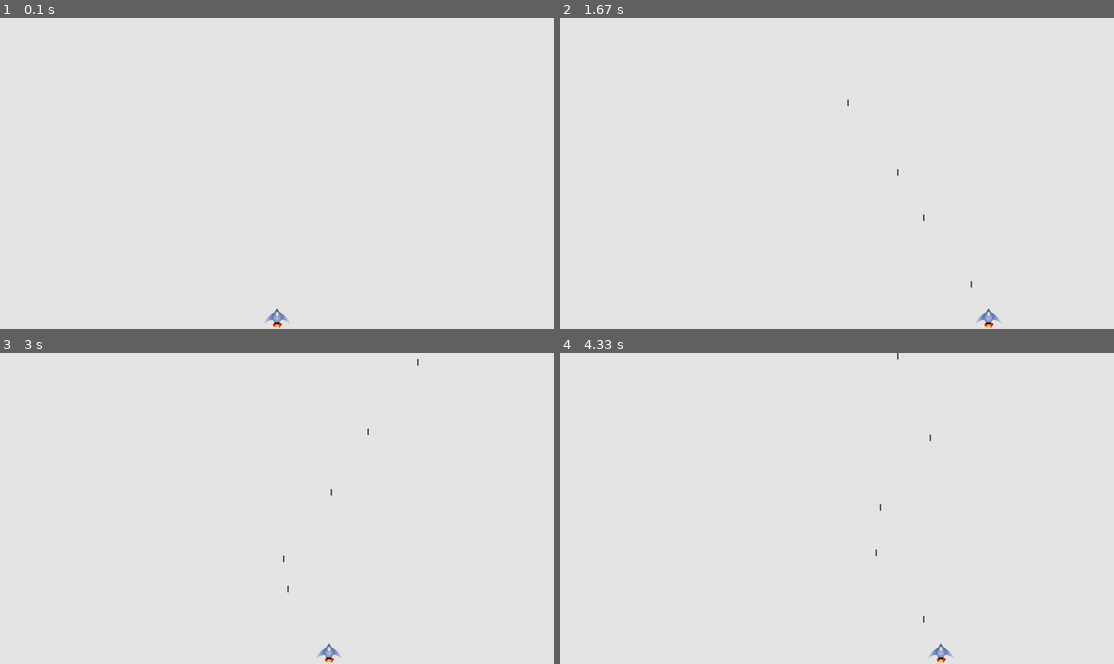
Above: before the commit, frames 1-4 (two rows, left to right).
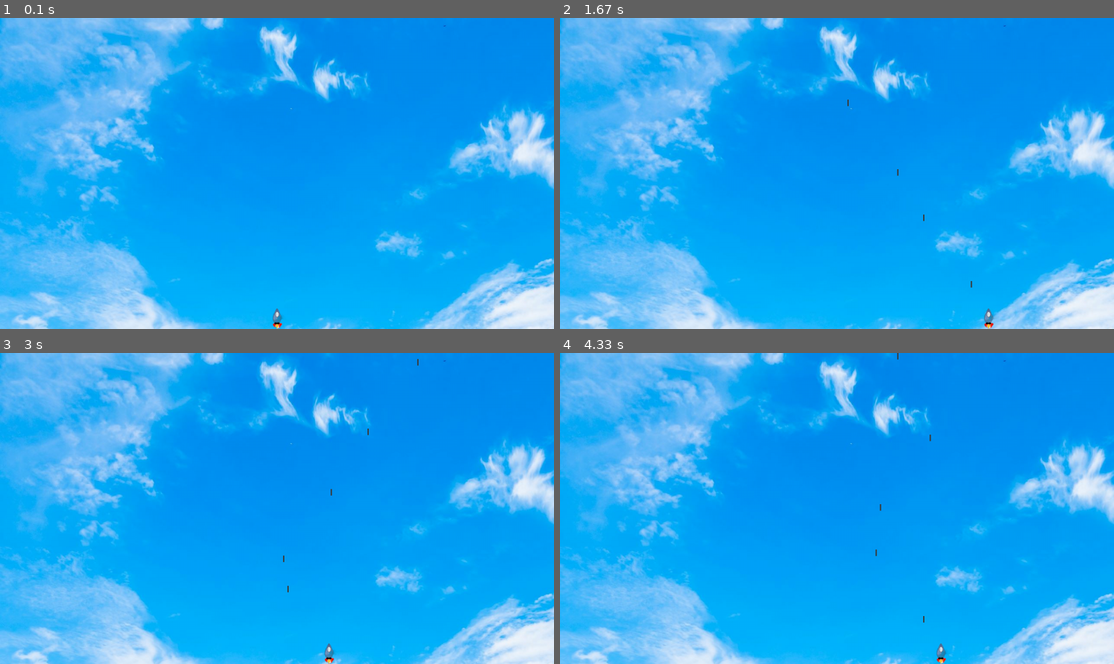
Above: after the commit, the same moments.

Repository: S0larfl4re/aliens_pygame
Game: pygame game, started from src/alien_invasion.py
Same seed, same stepped clock (60 frames per second), same inputs: the game is played once before the commit and once after it.
Inputs:
- Up to frame 1 (0.1 s): no input
- Up to frame 2 (1.67 s): tap Space at 0.33, 0.73, 1.03, 1.23, 1.53 s; hold Right 0.67-1.13 s; hold Right 1.17-1.63 s
- Up to frame 3 (3 s): hold Left 1.67-2.2 s; tap Space at 1.73, 2.03, 2.3, 2.6, 2.73 s; hold Left 2.23-2.63 s; hold Right from 2.67 s (still down)
- Up to frame 4 (4.33 s): tap Space at 3.03, 3.4, 3.7, 3.9, 4.2 s; release Right at 3.3 s; hold Left 3.33-3.8 s; hold Right 3.83-4.3 s

The runs differ from the first frame. In frame 1, 98% of the frame differs, in the area x 0-100%, y 0-100%; in frame 2, 98%; in frame 3, 98%; in frame 4, 98%.

Commit message:
Added background but lost wings

Diff:
--- /dev/null
+++ b/game_assets/remove_bg.py
@@ -0,0 +1,37 @@
+import sys
+from pathlib import Path
+from rembg import remove
+
+
+def convert_to_png_no_bg(src_path: Path, dst_path: Path | None = None) -> None:
+    """
+    Convert a BMP/JPG (or any format Pillow can open) to PNG with the background removed.
+    """
+    if not src_path.is_file():
+        raise FileNotFoundError(f"Source file not found: {src_path}")
+
+    # Destination defaults to the same stem with a .png suffix
+    dst_path = dst_path or src_path.with_suffix(".png")
+
+    # 1️⃣  Read the *encoded* image bytes
+    with open(src_path, "rb") as f:
+        input_bytes = f.read()
+
+    # 2️⃣  Run the background‑matting model
+    output_bytes = remove(input_bytes)
+
+    # 3️⃣  Write the PNG
+    with open(dst_path, "wb") as f:
+        f.write(output_bytes)
+
+    print(f"✅  {src_path} → {dst_path}")
+
+
+if __name__ == "__main__":
+    if len(sys.argv) < 2:
+        print("Usage: python remove_bg.py <image_path> [output_path]")
+        sys.exit(1)
+
+    src = Path(sys.argv[1])
+    out = Path(sys.argv[2]) if len(sys.argv) > 2 else None
+    convert_to_png_no_bg(src, out)
--- a/requirement.txt
+++ b/requirement.txt
@@ -1 +1,13 @@
+black==25.1.0
+click==8.2.1
+colorama==0.4.6
+flake8==7.3.0
+isort==6.0.1
+mccabe==0.7.0
+mypy_extensions==1.1.0
+packaging==25.0
+pathspec==0.12.1
+platformdirs==4.3.8
+pycodestyle==2.14.0
+pyflakes==3.4.0
 pygame==2.6.1
--- a/src/alien_invasion.py
+++ b/src/alien_invasion.py
@@ -56,6 +56,7 @@
 
     def _update_screen(self):
         self.screen.fill(self.settings.bg_color)
+        self.screen.blit(self.settings.bg_picture, (0, 0))
         self.ship.blitme()
         for bullet in self.bullets.sprites():
             bullet.draw_bullet()
--- a/src/settings.py
+++ b/src/settings.py
@@ -1,3 +1,6 @@
+import pygame
+
+
 class Settings:
     """A class that stores all setting for alien invasions"""
 
@@ -16,3 +19,6 @@
         self.bullet_width = 3
         self.bullet_height = 15
         self.bullet_color = (60, 60, 60)
+        self.bg_picture = pygame.image.load(
+            "game_assets/back_ground/white-cloud-blue-sky_scaled.jpg"
+        )
--- a/src/ship.py
+++ b/src/ship.py
@@ -9,7 +9,11 @@
         self.screen_rect = ai_game.screen.get_rect()
         self.settings = ai_game.settings
         # Load the ship's image and get it's rect.
-        self.image = pygame.image.load("game_assets/space_ship/ship.bmp")
+        alpha = 0
+        self.image = pygame.image.load(
+            "game_assets/space_ship/ship.png"
+        ).convert_alpha()
+        print(self.image)
         self.rect = self.image.get_rect()
         # Initialize each ship at middle of the bottom of the screen.
         self.rect.midbottom = self.screen_rect.midbottom
Binary file added: game_assets/back_ground/white-cloud-blue-sky.jpg
Binary file added: game_assets/back_ground/white-cloud-blue-sky_scaled.jpg
Binary file added: game_assets/space_ship/ship.png
Not shown, added: requirements_for_dev.txt
Not shown, added: share/man/man1/isympy.1
